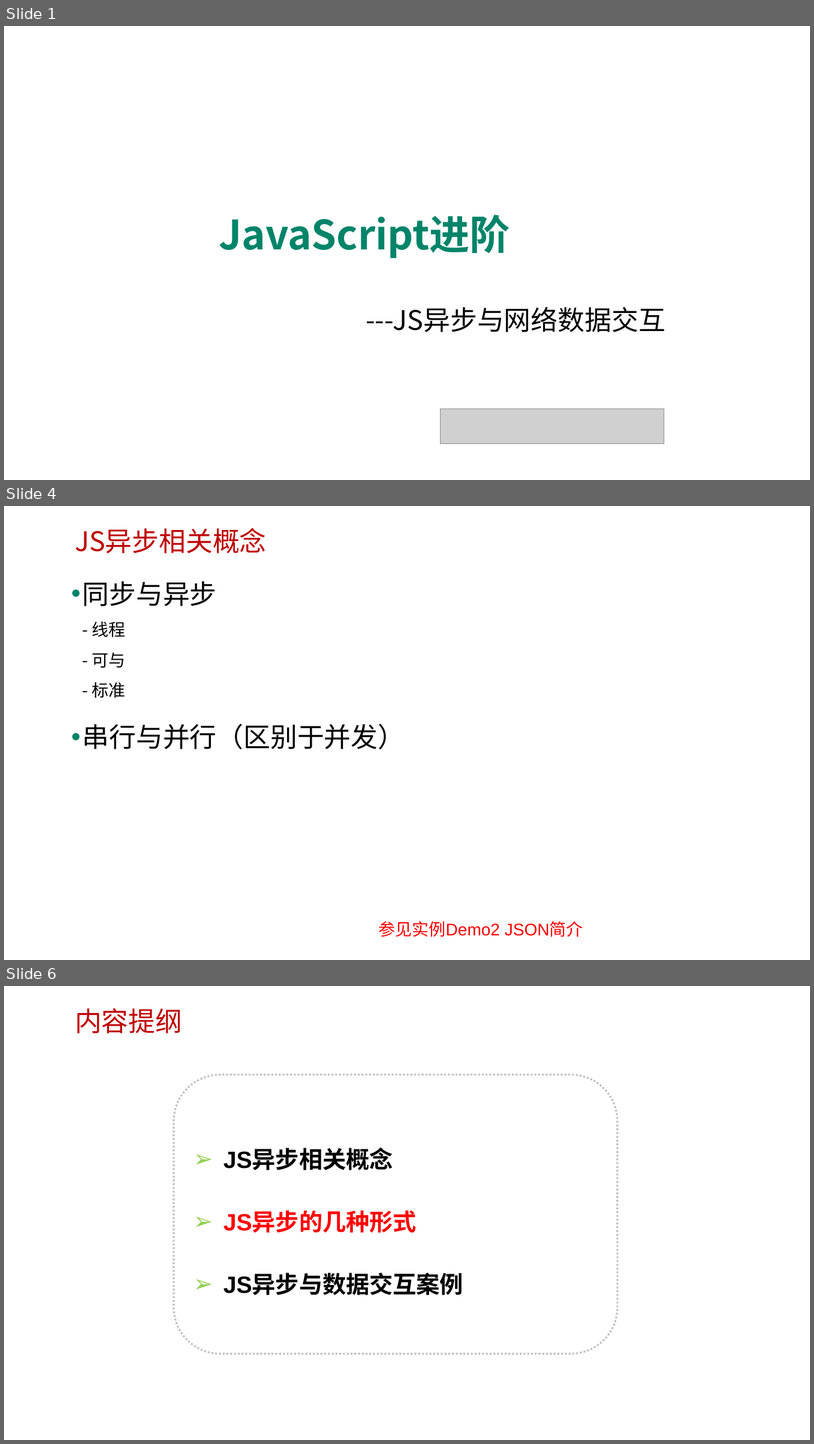
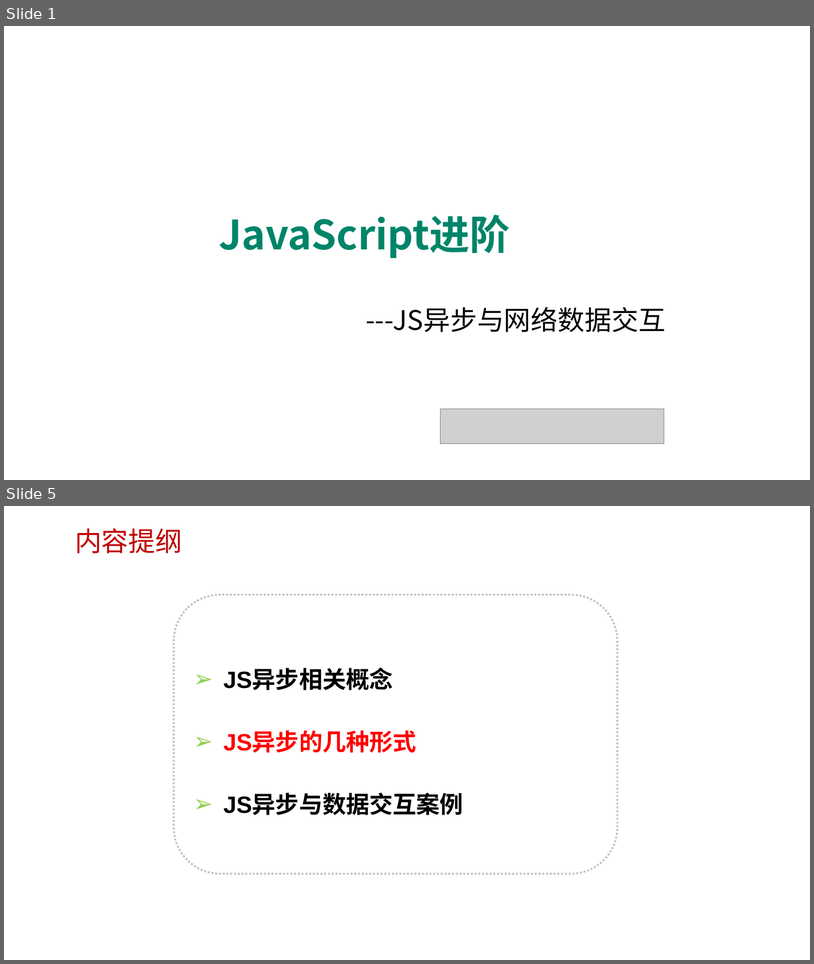
Before and after one commit to edu2act/course-javascript-advanced, a slide deck: 课程PPT/12.JavaScript异步与网络数据交互.pptx. Shown one above the other, each under a label of ours: slides 1, 4 and 6 before the commit, slides 1 and 5 after it; the slides between them are not shown. The pictures are 814x1444 and 814x964 pixels, drawn with LibreOffice and Linux fonts; fonts in the diff are those of the drawing; grey boxes stand for pictures; background and template pictures are left out. Boxes give left, top, right and bottom in pixels: in the first picture for what was removed or moved away, otherwise in the second. Text is boxed around its words. In the diff, an @@ line names an element or a change of style, - is before the commit and + after.

```diff
--- a/课程PPT/12.JavaScript异步与网络数据交互.pptx
+++ b/课程PPT/12.JavaScript异步与网络数据交互.pptx
@@ slide 4 removed at (4,506,810,960), background picture (left out) @@
@@ text removed at (75,528,267,553) @@
-JS异步相关概念
@@ text removed at (83,581,405,749) @@
-• 同步与异步
-  - 线程
-  - 可与
-  - 标准
-• 串行与并行（区别于并发）
@@ text removed at (379,921,584,937) @@
-参见实例Demo2 JSON简介
@@ what was slide 6 is now slide 5 @@
```
Also in this commit, not shown: 4 slides changed, 5 slides added, 3 other slides removed, 33 other files.
